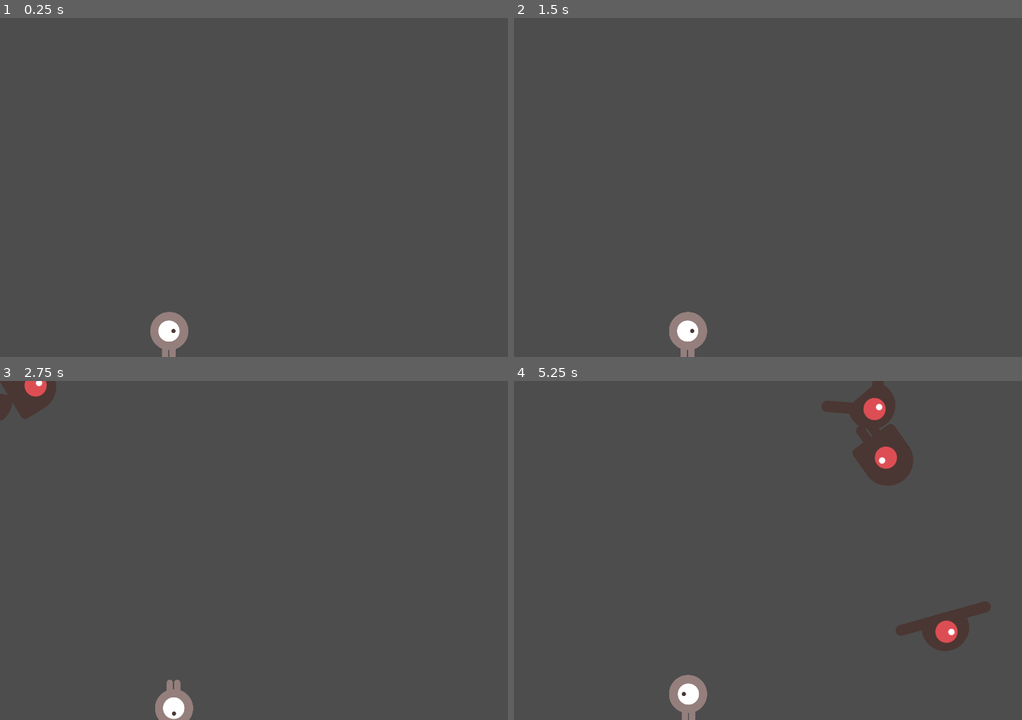
Above: before the commit, frames 1-4 (two rows, left to right).
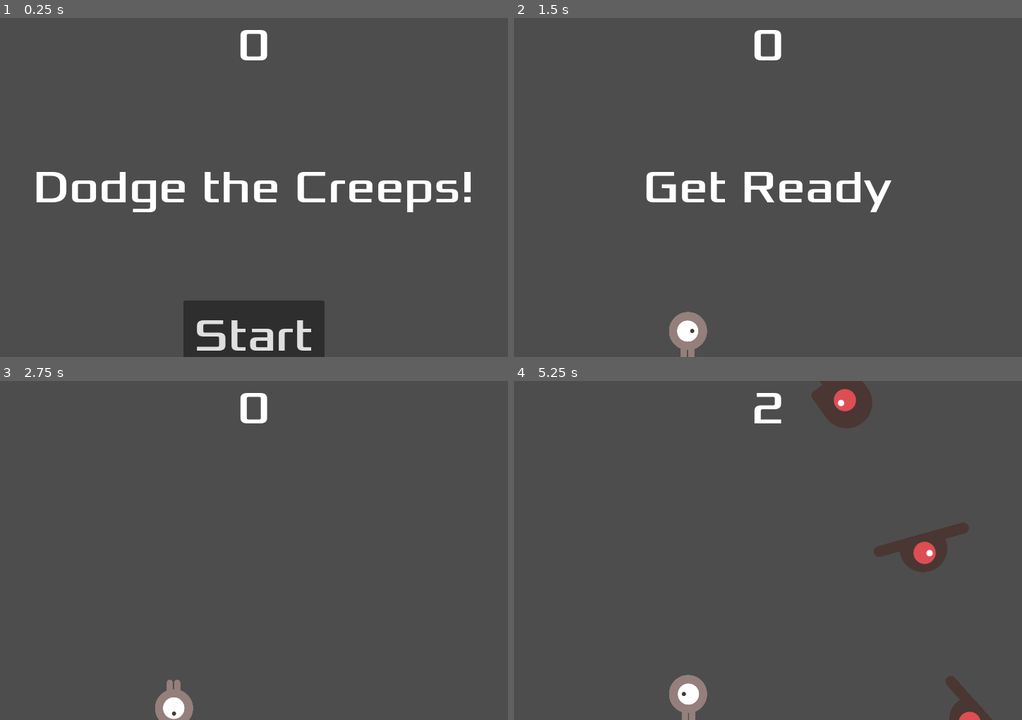
Above: after the commit, the same moments.

Repository: RanchCorp/test_repo
Game: Godot game, scene res://main.tscn
Two runs of this game, one before a commit and one after it. Both use one fixed random seed, a clock stepped at 60 frames per second and the inputs below.
Inputs (mouse positions are in pixels of both pictures, inside the frame that each line leads up to):
- Up to frame 1 (0.25 s): no input
- Up to frame 2 (1.5 s): click (768, 336) at 0.5 s, where only the run after the commit has a clickable "Start"; tap Enter at 1.25 s; hold Right (move_right) from 1.28 s (still down)
- Up to frame 3 (2.75 s): tap Space at 2 s; release Right (move_right) at 2.03 s; hold Down (move_down) from 2.03 s (still down)
- Up to frame 4 (5.25 s): release Down (move_down) at 2.78 s; hold Right (move_right) 2.78-3.53 s; hold Up (move_up) 3.53-4.28 s; hold Left (move_left) from 4.28 s (still down)

The runs differ from the first frame. In frame 1, 8.5% of the frame differs, in the area x 7-93%, y 3-100%; in frame 2, 2.1%; in frame 3, 1.2%; in frame 4, 6.2%.

Commit message:
added HUD to game

Diff:
--- /dev/null
+++ b/test-project/hud.gd
@@ -0,0 +1,35 @@
+extends CanvasLayer
+
+signal start_game
+
+func _ready() -> void:
+	pass
+
+func _process(delta: float) -> void:
+	pass
+
+func show_message(text):
+	$Message.text = text
+	$Message.show()
+	$MessageTimer.start()
+
+func show_game_over():
+	show_message("Game Over")
+	await $MessageTimer.timeout # wait for message timer to count down
+
+	$Message.text = "Dodge the Creeps!"
+	$Message.show()
+
+	# create a one shot timer and wait for it to finish
+	await get_tree().create_timer(1.0).timeout
+	$StartButton.show()
+
+func update_score(score):
+	$ScoreLabel.text = str(score)
+
+func _on_start_button_pressed() -> void:
+	$StartButton.hide()
+	start_game.emit()
+
+func _on_message_timer_timeout() -> void:
+	$Message.hide()
--- /dev/null
+++ b/test-project/hud.tscn
@@ -0,0 +1,63 @@
+[gd_scene format=3 uid="uid://bi2xqku0ouaic"]
+
+[ext_resource type="Script" uid="uid://kb223cstyv48" path="res://hud.gd" id="1_64ctp"]
+[ext_resource type="FontFile" uid="uid://c16x6tpc3o7um" path="res://fonts/Xolonium-Regular.ttf" id="2_8sq4i"]
+
+[node name="HUD" type="CanvasLayer" unique_id=347726507]
+script = ExtResource("1_64ctp")
+
+[node name="ScoreLabel" type="Label" parent="." unique_id=1856503535]
+anchors_preset = 5
+anchor_left = 0.5
+anchor_right = 0.5
+offset_left = -44.0
+offset_right = 44.0
+offset_bottom = 78.0
+grow_horizontal = 2
+theme_override_fonts/font = ExtResource("2_8sq4i")
+theme_override_font_sizes/font_size = 64
+text = "0"
+horizontal_alignment = 1
+vertical_alignment = 1
+
+[node name="Message" type="Label" parent="." unique_id=919242189]
+anchors_preset = 8
+anchor_left = 0.5
+anchor_top = 0.5
+anchor_right = 0.5
+anchor_bottom = 0.5
+offset_left = -360.0
+offset_top = -120.0
+offset_right = 360.0
+offset_bottom = 120.0
+grow_horizontal = 2
+grow_vertical = 2
+theme_override_fonts/font = ExtResource("2_8sq4i")
+theme_override_font_sizes/font_size = 64
+text = "Dodge the Creeps!"
+horizontal_alignment = 1
+vertical_alignment = 1
+autowrap_mode = 2
+
+[node name="StartButton" type="Button" parent="." unique_id=1564168118]
+anchors_preset = 7
+anchor_left = 0.5
+anchor_top = 1.0
+anchor_right = 0.5
+anchor_bottom = 1.0
+offset_left = -100.0
+offset_top = -80.0
+offset_right = 100.0
+offset_bottom = 20.0
+grow_horizontal = 2
+grow_vertical = 0
+theme_override_fonts/font = ExtResource("2_8sq4i")
+theme_override_font_sizes/font_size = 64
+text = "Start"
+
+[node name="MessageTimer" type="Timer" parent="." unique_id=557497873]
+wait_time = 2.0
+one_shot = true
+
+[connection signal="pressed" from="StartButton" to="." method="_on_start_button_pressed"]
+[connection signal="timeout" from="MessageTimer" to="." method="_on_message_timer_timeout"]
--- a/test-project/main.gd
+++ b/test-project/main.gd
@@ -6,7 +6,8 @@
 
 
 func _ready() -> void:
-	new_game()
+	#new_game()
+	pass
 
 
 func _process(delta: float) -> void:
@@ -14,12 +15,16 @@
 
 
 func game_over() -> void:
+	$HUD.show_game_over()
 	$ScoreTimer.stop()
 	$MobTimer.stop()
 
 
 func new_game():
 	score = 0
+	$HUD.update_score(score)
+	$HUD.show_message("Get Ready")
+	get_tree().call_group("mobs", "queue_free")
 	$Player.start($StartPosition.position)
 	$StartTimer.start()
 
@@ -45,6 +50,7 @@
 
 func _on_score_timer_timeout() -> void:
 	score += 1
+	$HUD.update_score(score)
 
 
 func _on_start_timer_timeout() -> void:
--- a/test-project/main.tscn
+++ b/test-project/main.tscn
@@ -3,6 +3,7 @@
 [ext_resource type="Script" uid="uid://bvyal6iaomfth" path="res://main.gd" id="1_0xm2m"]
 [ext_resource type="PackedScene" uid="uid://cslc74efepil1" path="res://mob.tscn" id="2_1bvp3"]
 [ext_resource type="PackedScene" uid="uid://bg6ydqgaebnic" path="res://player.tscn" id="2_h2yge"]
+[ext_resource type="PackedScene" uid="uid://bi2xqku0ouaic" path="res://hud.tscn" id="4_1bvp3"]
 
 [sub_resource type="Curve2D" id="Curve2D_1bvp3"]
 _data = {
@@ -33,7 +34,10 @@
 
 [node name="MobSpawnLocation" type="PathFollow2D" parent="MobPath" unique_id=768942128]
 
+[node name="HUD" parent="." unique_id=347726507 instance=ExtResource("4_1bvp3")]
+
 [connection signal="hit" from="Player" to="." method="game_over"]
 [connection signal="timeout" from="MobTimer" to="." method="_on_mob_timer_timeout"]
 [connection signal="timeout" from="ScoreTimer" to="." method="_on_score_timer_timeout"]
 [connection signal="timeout" from="StartTimer" to="." method="_on_start_timer_timeout"]
+[connection signal="start_game" from="HUD" to="." method="new_game"]
Not shown, added: test-project/hud.gd.uid
